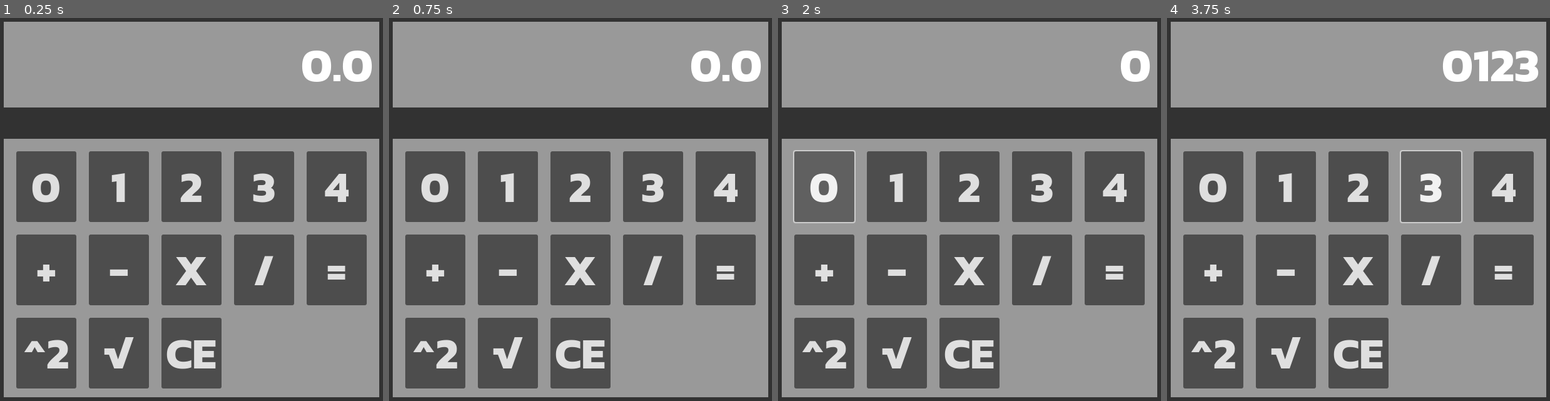
Above: before the commit, frames 1-4 (left to right).
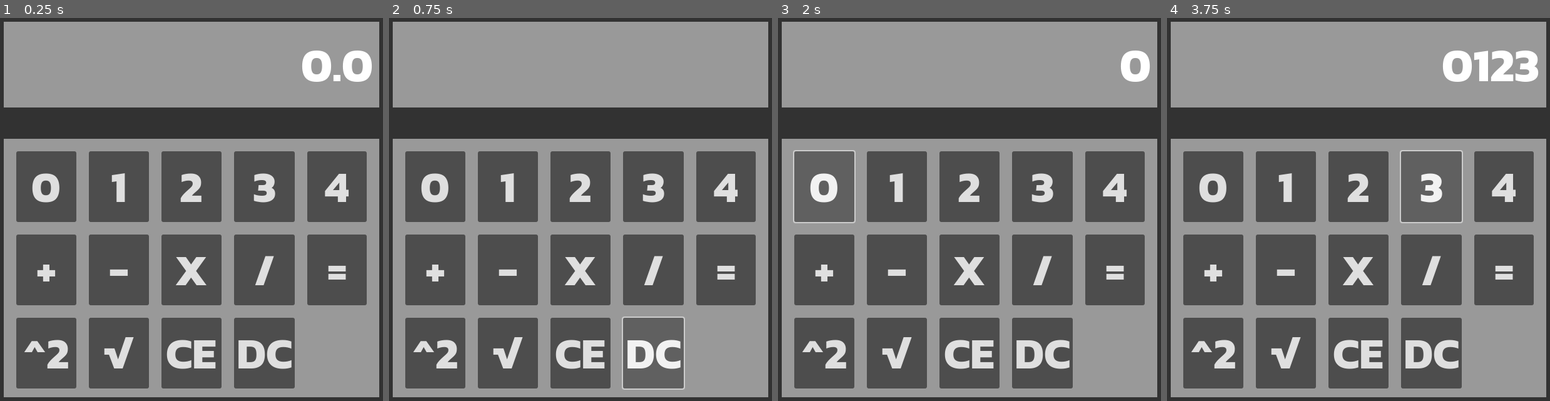
Above: after the commit, the same moments.

Repository: CamComDuck/quinary-calculator
Game: Godot game, scene res://calculator/calculator.tscn
Same seed, same stepped clock (60 frames per second), same inputs: the game is played once before the commit and once after it.
Inputs (mouse positions are in pixels of both pictures, inside the frame that each line leads up to):
- Up to frame 1 (0.25 s): no input
- Up to frame 2 (0.75 s): click (653, 355) at 0.5 s, where only the run after the commit has a clickable "DC"
- Up to frame 3 (2 s): click "0" at 1.25 s
- Up to frame 4 (3.75 s): click "1" at 2 s; click "2" at 2.75 s; click "3" at 3.5 s

The runs differ from the first frame. In frame 1, 3.1% of the frame differs, in the area x 61-91%, y 34-97%; in frame 2, 4.2%, in the area x 60-98%, y 8-98%; in frame 3, 3.1%; in frame 4, 3.2%.

Commit message:
Create toggle button that works only while being pressed
When the button is pressed, if the calcChoice and num2 are "", then it will allow num1 to be converted to base 10. When button is no longer being pressed, it goes back to base 5.

Diff:
--- a/project/calculator/buttons_grid.gd
+++ b/project/calculator/buttons_grid.gd
@@ -2,6 +2,7 @@
 extends GridContainer
 
 signal on_button_pressed(button_pressed : calc_button)
+signal while_button_held(button_pressed : calc_button)
 
 enum calc_button {
 	ZERO,
@@ -16,7 +17,8 @@
 	EQUAL,
 	SQUARE,
 	ROOT,
-	CLEAR
+	CLEAR,
+	TOGGLE
 }
 
 func _on_button_0_pressed() -> void:
--- a/project/calculator/calculator.gd
+++ b/project/calculator/calculator.gd
@@ -130,7 +130,6 @@
 	calcChoice = ""
 	currentNum = 1
 
-
 func _update_display(new_display_text : String) -> void:
 	display_text.update_display(new_display_text)
 
@@ -226,6 +225,16 @@
 	if ButtonsGrid.calc_button.keys()[button_pressed] == "CLEAR":
 		full_reset()
 
-
-
 	_update_display(num1 + calcChoice + num2)
+
+func _on_button_dc_button_down() -> void:
+	if num2 == "" and calcChoice == "":
+		var num = num1
+		var decimal = quinary_String_to_Base_10_Int(num)
+		print(decimal)
+
+		var temp = str(decimal)
+		_update_display(temp)
+
+func _on_button_dc_button_up() -> void:
+	_update_display(num1 + calcChoice + num2)
--- a/project/calculator/calculator.tscn
+++ b/project/calculator/calculator.tscn
@@ -177,6 +177,13 @@
 size_flags_vertical = 3
 theme = ExtResource("2_mi0oq")
 text = "CE"
+
+[node name="button_DC" type="Button" parent="Panel/MarginContainer/VBoxContainer/ButtonsPanel/MarginContainer/ButtonsGrid"]
+layout_mode = 2
+size_flags_horizontal = 3
+size_flags_vertical = 3
+theme = ExtResource("2_mi0oq")
+text = "DC"
 
 [connection signal="on_button_pressed" from="Panel/MarginContainer/VBoxContainer/ButtonsPanel/MarginContainer/ButtonsGrid" to="." method="_on_button_pressed"]
 [connection signal="pressed" from="Panel/MarginContainer/VBoxContainer/ButtonsPanel/MarginContainer/ButtonsGrid/button_0" to="Panel/MarginContainer/VBoxContainer/ButtonsPanel/MarginContainer/ButtonsGrid" method="_on_button_0_pressed"]
@@ -192,3 +199,5 @@
 [connection signal="pressed" from="Panel/MarginContainer/VBoxContainer/ButtonsPanel/MarginContainer/ButtonsGrid/button_SQ" to="Panel/MarginContainer/VBoxContainer/ButtonsPanel/MarginContainer/ButtonsGrid" method="_on_button_square_pressed"]
 [connection signal="pressed" from="Panel/MarginContainer/VBoxContainer/ButtonsPanel/MarginContainer/ButtonsGrid/button_SR" to="Panel/MarginContainer/VBoxContainer/ButtonsPanel/MarginContainer/ButtonsGrid" method="_on_button_root_pressed"]
 [connection signal="pressed" from="Panel/MarginContainer/VBoxContainer/ButtonsPanel/MarginContainer/ButtonsGrid/button_CE" to="Panel/MarginContainer/VBoxContainer/ButtonsPanel/MarginContainer/ButtonsGrid" method="_on_button_ce_pressed"]
+[connection signal="button_down" from="Panel/MarginContainer/VBoxContainer/ButtonsPanel/MarginContainer/ButtonsGrid/button_DC" to="." method="_on_button_dc_button_down"]
+[connection signal="button_up" from="Panel/MarginContainer/VBoxContainer/ButtonsPanel/MarginContainer/ButtonsGrid/button_DC" to="." method="_on_button_dc_button_up"]
